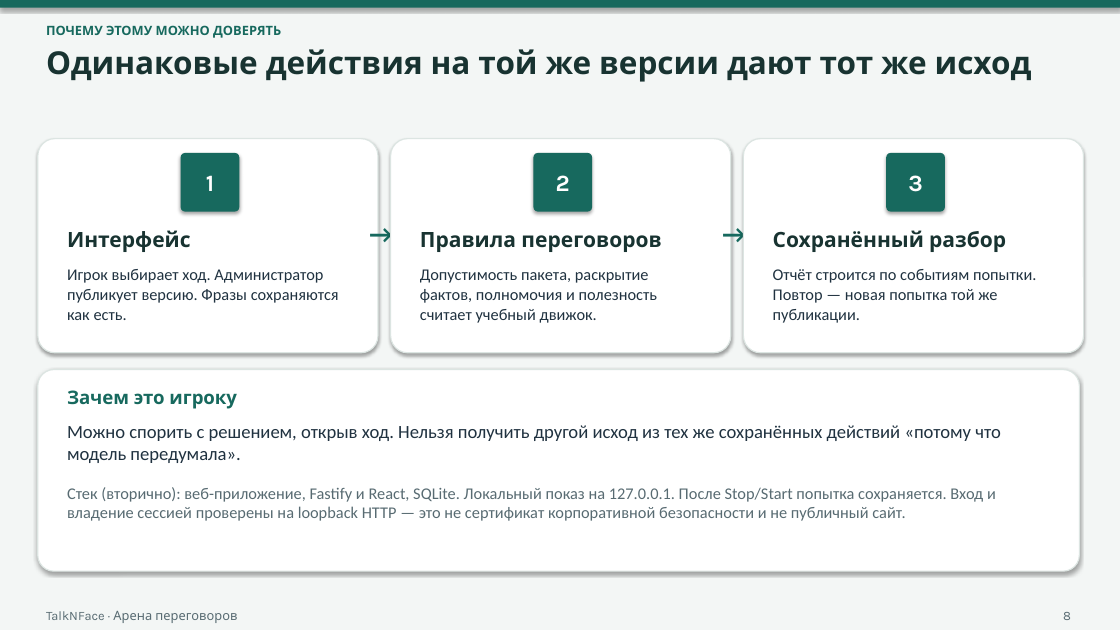
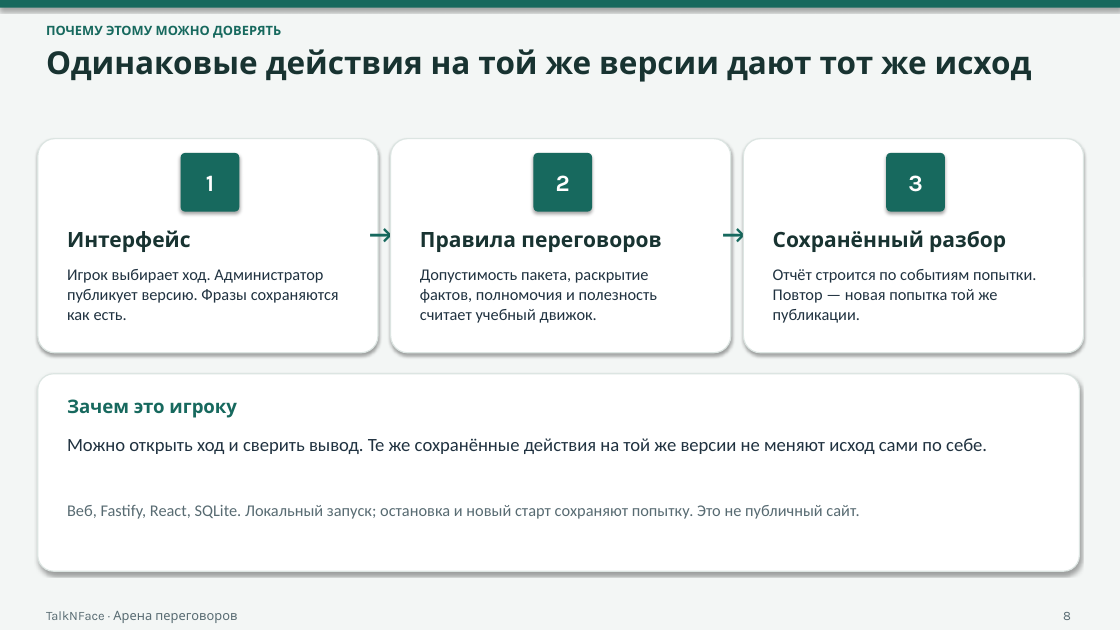
Before and after one commit to AiratBastanov/TalkNFace, a slide deck: slide 8 of docs/submission/TALKNFACE_PRODUCT_PITCH_RU.pptx. Drawn at 1120x630 pixels with LibreOffice and Linux fonts; fonts in the diff are those of the drawing. Boxes give left, top, right and bottom in pixels: in the first picture for what was removed or moved away, otherwise in the second. Text is boxed around its words. In the diff, an @@ line names an element or a change of style, - is before the commit and + after.

```diff
--- a/docs/submission/TALKNFACE_PRODUCT_PITCH_RU.pptx
+++ b/docs/submission/TALKNFACE_PRODUCT_PITCH_RU.pptx
@@ rounded rectangle: place and size @@
-rounded rectangle at box(38, 370, 1080, 571)
+rounded rectangle at box(38, 374, 1080, 571)
@@ text "Зачем это игроку": place and size @@
-text "Зачем это игроку" at box(67, 390, 237, 409)
+text "Зачем это игроку" at box(67, 399, 237, 418)
@@ text at box(67, 438, 987, 454): text changed @@
-Можно спорить с решением, открыв ход. Нельзя получить другой исход из тех же сохранённых действий «потому что модель передумала».
+Можно открыть ход и сверить вывод. Те же сохранённые действия на той же версии не меняют исход сами по себе.
@@ text at box(67, 505, 859, 519): text changed @@
-Стек (вторично): веб-приложение, Fastify и React, SQLite. Локальный показ на 127.0.0.1. После Stop/Start попытка сохраняется. Вход и владение сессией проверены на loopback HTTP — это не сертификат корпоративной безопасности и не публичный сайт.
+Веб, Fastify, React, SQLite. Локальный запуск; остановка и новый старт сохраняют попытку. Это не публичный сайт.
```
Also in this commit, not shown: 8 other slides changed, 9 other files.
